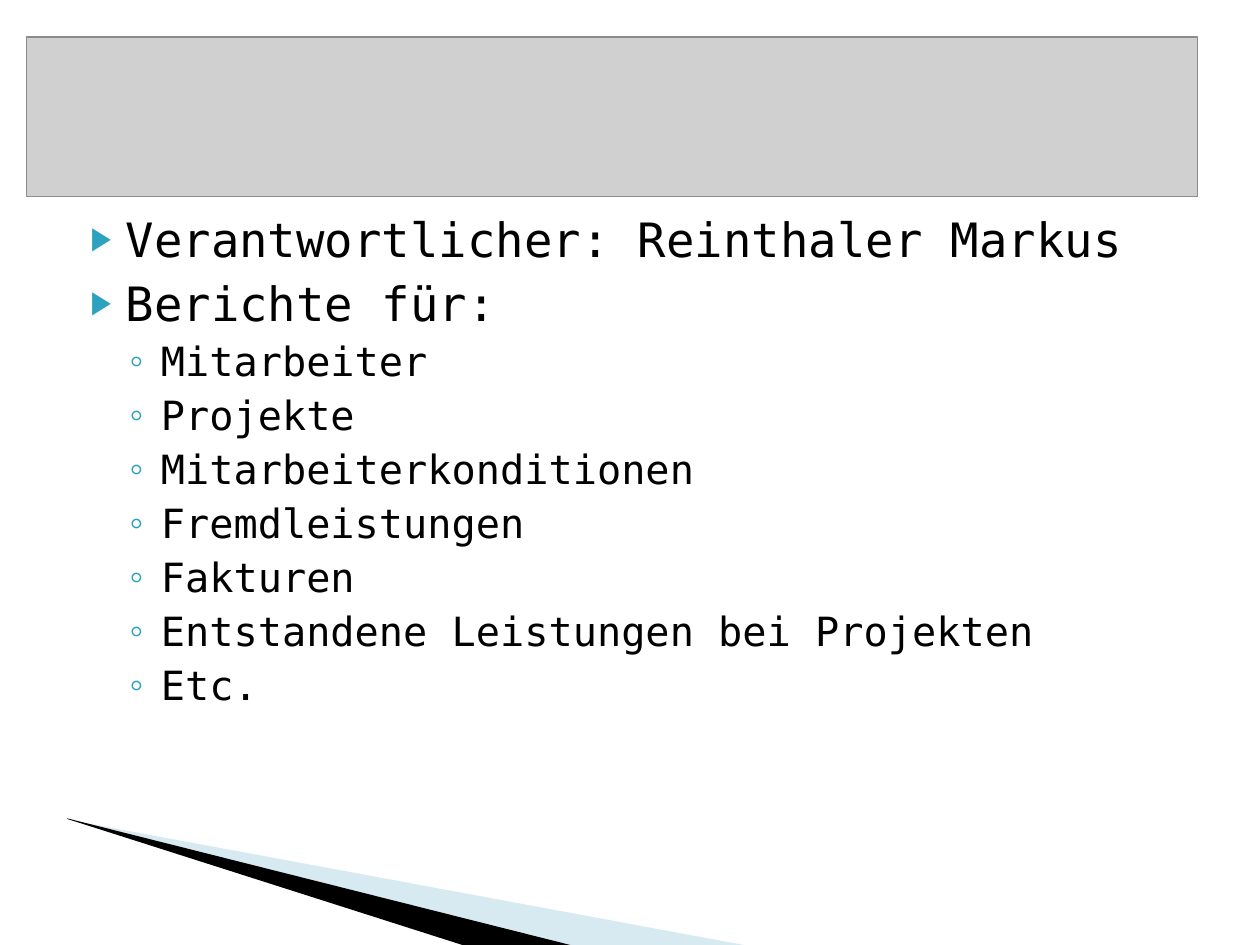
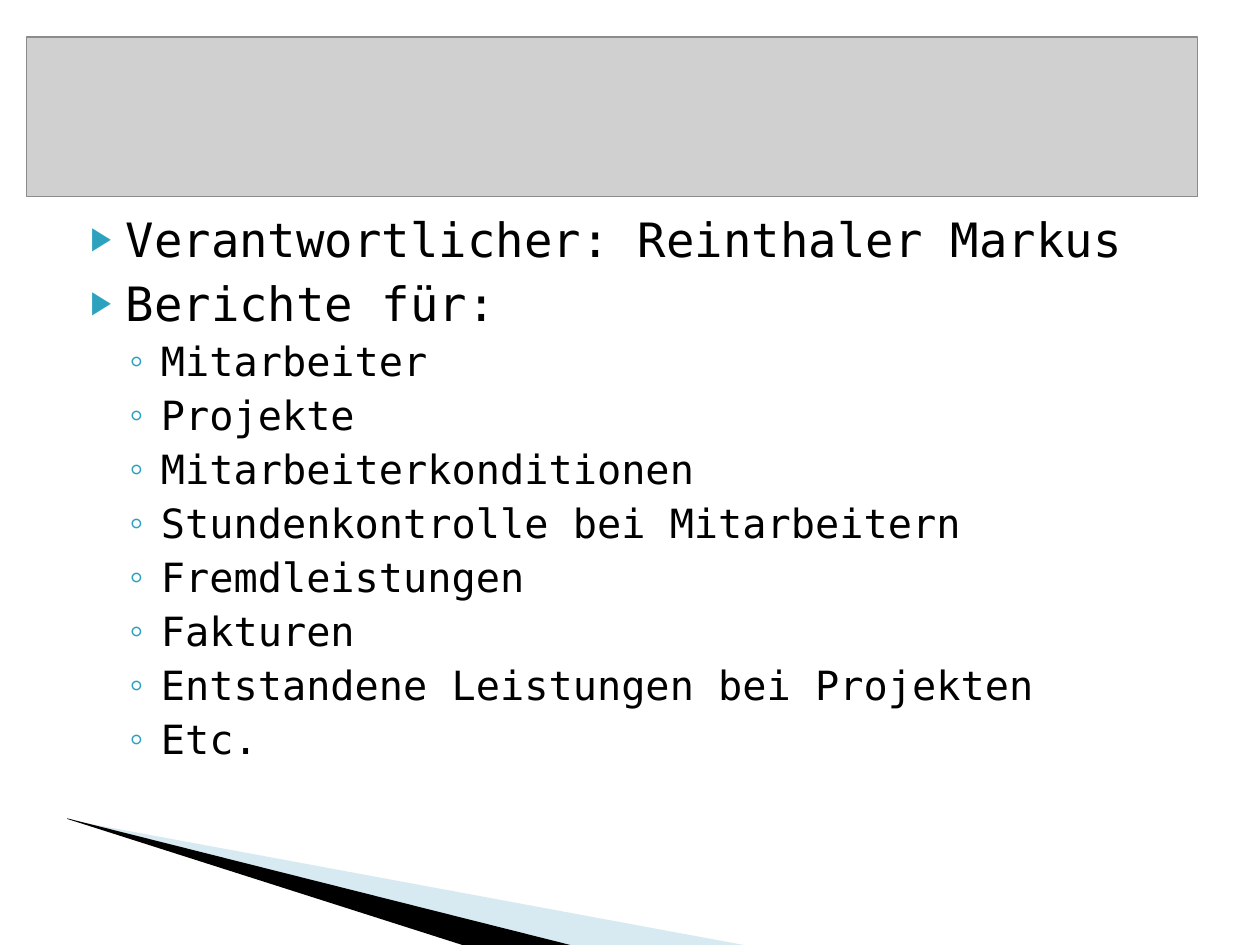
Before and after one commit to BackupTheBerlios/vacecontrolling-svn, a slide deck: slide 18 of docs/Präsentation.ppt (slide 17 before the commit). Drawn at 1260x945 pixels with LibreOffice and Linux fonts; fonts in the diff are those of the drawing; grey boxes stand for pictures; background and template pictures are left out. Boxes give left, top, right and bottom in pixels: in the first picture for what was removed or moved away, otherwise in the second. Text is boxed around its words. In the diff, an @@ line names an element or a change of style, - is before the commit and + after.

```diff
--- a/docs/Präsentation.ppt
+++ b/docs/Präsentation.ppt
@@ text at [161,507,961,539]: paragraph added @@
+  ◦ Stundenkontrolle bei Mitarbeitern
```
Also in this commit, not shown: 2 other slides changed, 3 slides added, 2 slides removed.
